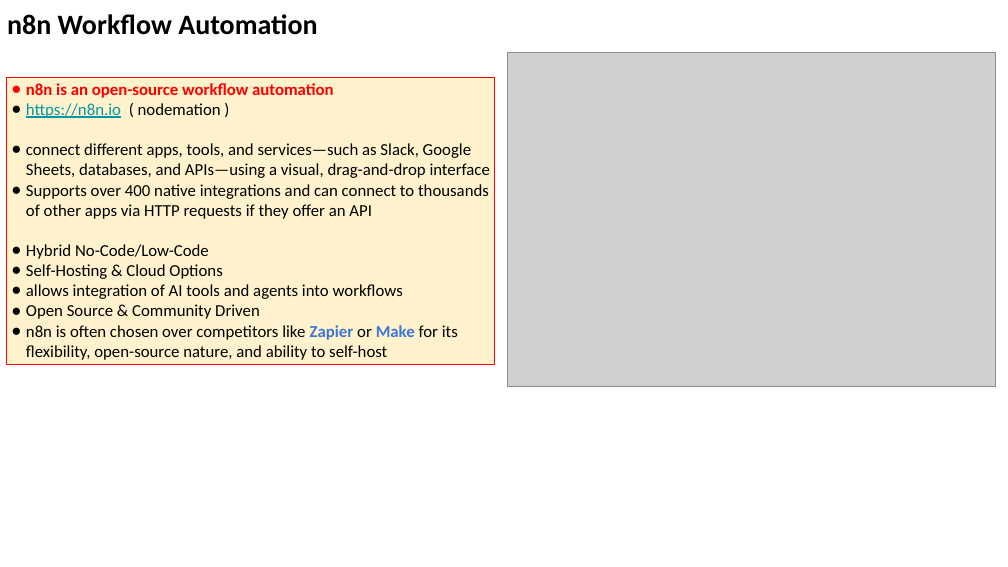
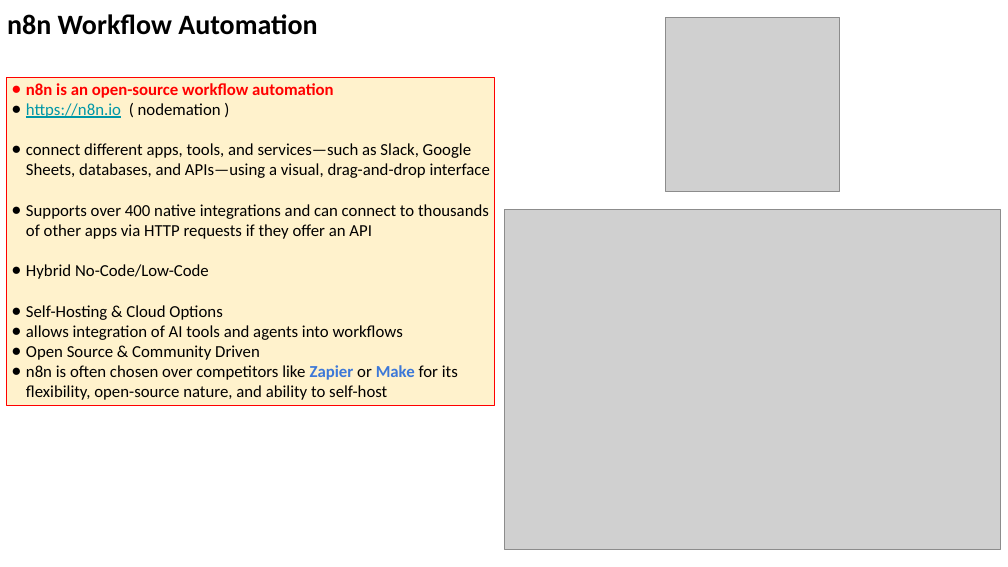
Before and after one commit to lselector/seminar, a slide deck: slide 16 of 2025/2025-04-18-AI-Updates.pptx (slide 15 before the commit). Drawn at 1008x567 pixels with LibreOffice and Linux fonts; fonts in the diff are those of the drawing; grey boxes stand for pictures. Boxes give left, top, right and bottom in pixels: in the first picture for what was removed or moved away, otherwise in the second. Text is boxed around its words. In the diff, an @@ line names an element or a change of style, - is before the commit and + after.

```diff
--- a/2025/2025-04-18-AI-Updates.pptx
+++ b/2025/2025-04-18-AI-Updates.pptx
@@ picture added at (x1=665, y1=17, x2=840, y2=192) @@
@@ picture removed at (x1=507, y1=52, x2=996, y2=387) @@
@@ rectangle "n8n is an open-source workflow ..." resized from (x1=6, y1=78, x2=495, y2=365) to (x1=6, y1=78, x2=495, y2=405) @@
@@ picture added at (x1=504, y1=210, x2=1000, y2=549) @@
```
Also in this commit, not shown: 3 other slides changed, 4 slides added, 1 slide removed.
